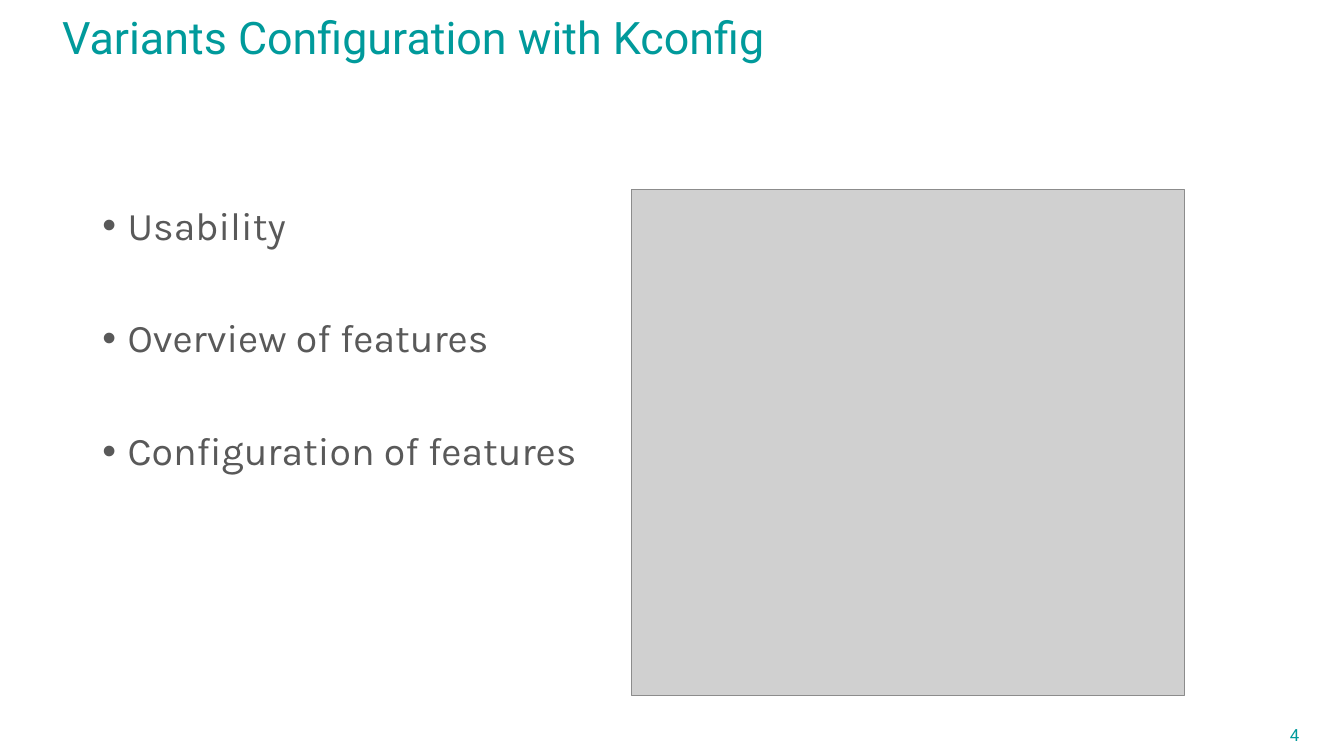
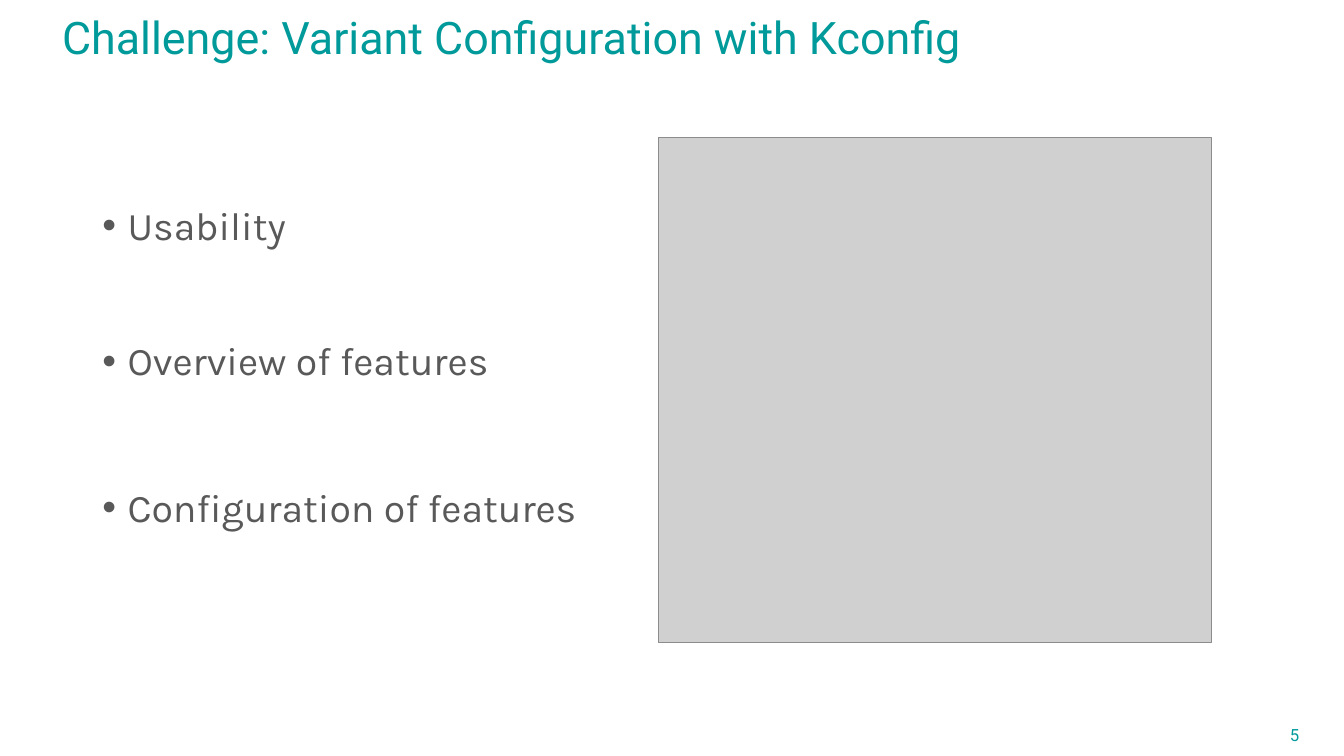
Before and after one commit to avengineers/SPLC2023, a slide deck: slide 5 of Challenges_at_Marquardt.pptx (slide 4 before the commit). Drawn at 1344x756 pixels with LibreOffice and Linux fonts; fonts in the diff are those of the drawing; grey boxes stand for pictures; background and template pictures are left out. Boxes give left, top, right and bottom in pixels: in the first picture for what was removed or moved away, otherwise in the second. Text is boxed around its words. In the diff, an @@ line names an element or a change of style, - is before the commit and + after.

```diff
--- a/Challenges_at_Marquardt.pptx
+++ b/Challenges_at_Marquardt.pptx
@@ title at box(62, 20, 960, 64): text changed @@
-Variants Configuration with Kconfig
+Challenge: Variant Configuration with Kconfig
@@ picture: place and size @@
-picture at box(632, 190, 1185, 695)
+picture at box(658, 137, 1211, 642)
@@ text at box(128, 325, 576, 475): paragraphs removed @@
-• Overview of features
-• Configuration of features
@@ text added at box(128, 348, 488, 376), 28 pt, text #595959 @@
+• Overview of features
@@ text added at box(128, 495, 576, 532), 28 pt, text #595959 @@
+• Configuration of features
@@ page number at box(1290, 729, 1299, 741): text changed @@
-4
+5
```
Also in this commit, not shown: 4 other slides changed, 1 other file.
